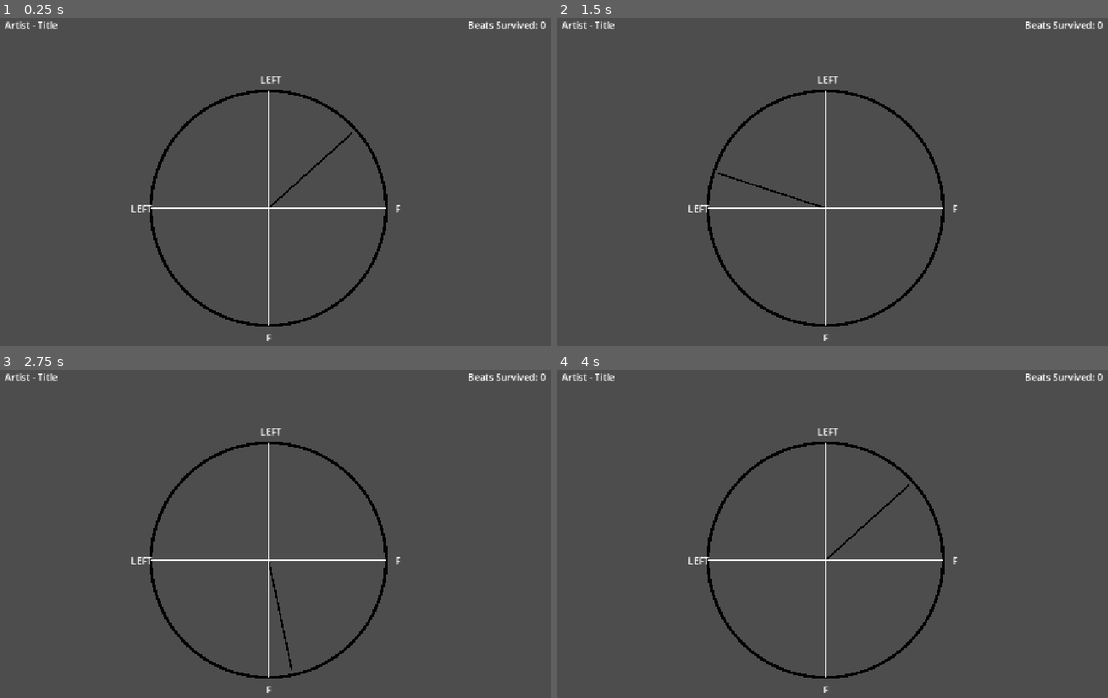
Above: before the commit, frames 1-4 (two rows, left to right).
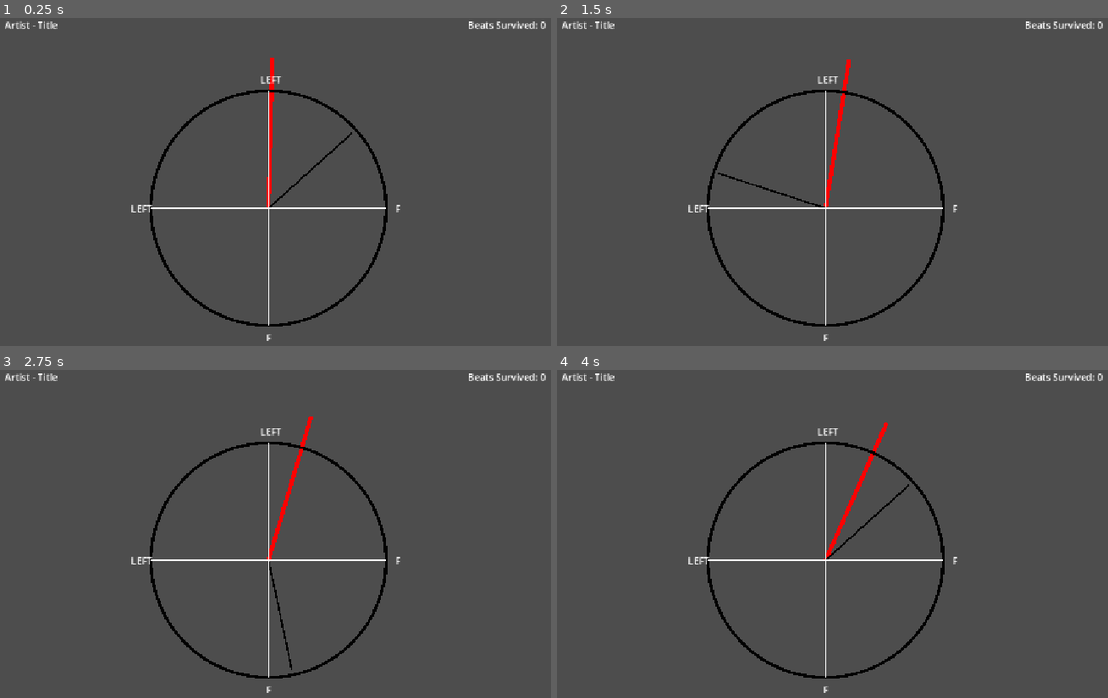
Above: after the commit, the same moments.

Repository: samstokes/jammin
Game: Godot game, scene res://scenes/clock_jam/clock_jam.tscn
Same seed, same stepped clock (60 frames per second), same inputs: the game is played once before the commit and once after it. Sound files missing from this copy of the repository are replaced by a short silence.
Inputs:
- Up to frame 1 (0.25 s): no input
- Up to frame 2 (1.5 s): tap Enter at 0.5 s; tap F (beat_main) at 0.6, 1.35 s
- Up to frame 3 (2.75 s): tap F (beat_main) at 2.1 s
- Up to frame 4 (4 s): tap F (beat_main) at 2.85, 3.6 s

The runs differ from the first frame. In frame 1, 0.3% of the frame differs, in the area x 48-50%, y 12-58%; in frame 2, 0.3%; in frame 3, 0.3%, in the area x 48-57%, y 14-58%; in frame 4, 0.3%.

Commit message:
add doom hand (no doom yet)

Diff:
--- a/scenes/clock_jam/clock_jam.gd
+++ b/scenes/clock_jam/clock_jam.gd
@@ -3,6 +3,9 @@
 @export var beats_per_minute = 128.0
 @export var beats_per_clock_cycle = 4.0
 @export var strum_success_tolerance = 0.1
+@export var doom_seconds = 60.0
+
+var doom_rads_per_second = TAU / doom_seconds
 
 var current_song_time: float = 0.0
 var beat_count: int = 0
@@ -14,6 +17,7 @@
 @onready var clock_guitar_node: Node2D = %Clock/ClockGuitar
 @onready var clock_note_container_node: Node2D = %Clock/NotesContainer
 @onready var clock_play_hand_node: Node2D = %Clock/ClockPlayHand
+@onready var clock_doom_hand_node: Node2D = %Clock/ClockDoomHand
 
 
 var clock_measure_beat_sfx = preload("res://sfx/glass_005.ogg")
@@ -83,10 +87,12 @@
 	note_at_beat_in_measure.node.queue_free()
 	current_notes.erase(note_at_beat_in_measure)
 
+func _process(delta: float) -> void:
+	var delta_angle_play = delta * AudioManager.get_node("AudioProcessing").get_rads_per_second()
+	clock_play_hand_node.angle += delta_angle_play
 
-func _process(delta: float) -> void:
-	var delta_angle = delta * AudioManager.get_node("AudioProcessing").get_rads_per_second()
-	clock_play_hand_node.angle += delta_angle
+	var delta_angle_doom = delta * doom_rads_per_second
+	clock_doom_hand_node.angle += delta_angle_doom
 
 
 func _on_beat(args):
--- a/scenes/clock_jam/clock_jam.tscn
+++ b/scenes/clock_jam/clock_jam.tscn
@@ -52,9 +52,14 @@
 [node name="Clock" type="Node2D" parent="HBoxContainer/CenterContainer/CenterContainer/Control" unique_id=1979636652]
 unique_name_in_owner = true
 
+[node name="ClockDoomHand" parent="HBoxContainer/CenterContainer/CenterContainer/Control/Clock" unique_id=1770868133 instance=ExtResource("3_gs6we")]
+length = 256.0
+color = Color(1, 0, 0, 1)
+thickness = 7.0
+
 [node name="ClockGuitar" parent="HBoxContainer/CenterContainer/CenterContainer/Control/Clock" unique_id=1683121846 instance=ExtResource("2_gs6we")]
 
-[node name="ClockPlayHand" parent="HBoxContainer/CenterContainer/CenterContainer/Control/Clock" unique_id=1770868133 instance=ExtResource("3_gs6we")]
+[node name="ClockPlayHand" parent="HBoxContainer/CenterContainer/CenterContainer/Control/Clock" unique_id=514214267 instance=ExtResource("3_gs6we")]
 length = 192.0
 thickness = 3.0
 
